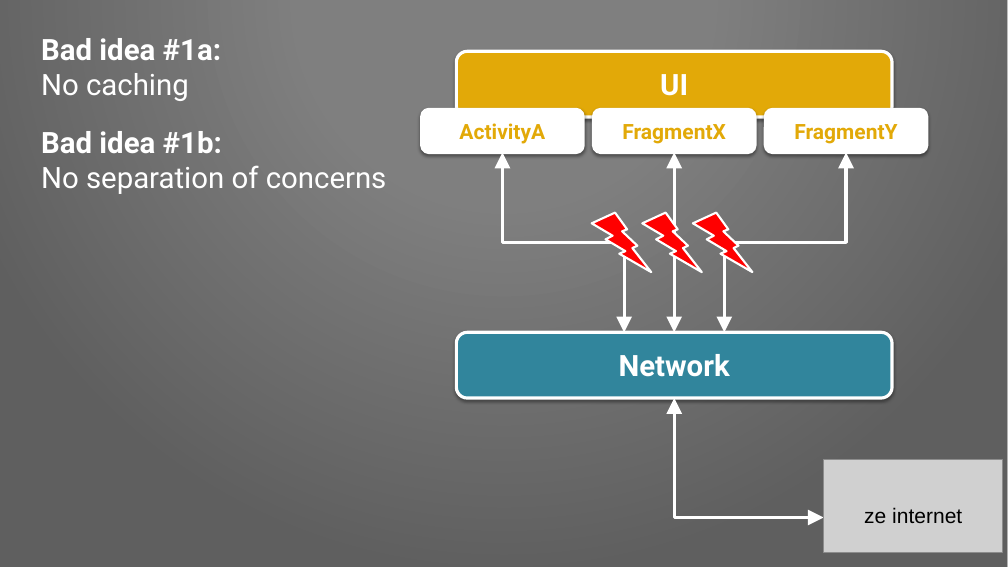
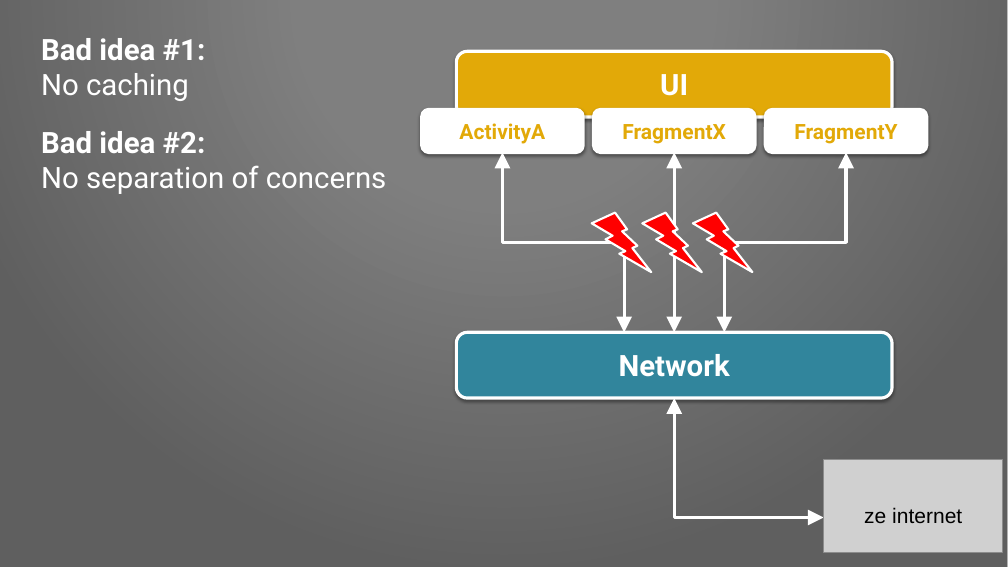
Before and after one commit to Pixplicity/sync-demo, a slide deck: slide 7 of I've been doing some syncing.pptx (slide 5 before the commit). Drawn at 1008x567 pixels with LibreOffice and Linux fonts; fonts in the diff are those of the drawing; grey boxes stand for pictures; background and template pictures are left out. Boxes give left, top, right and bottom in pixels: in the first picture for what was removed or moved away, otherwise in the second. Text is boxed around its words. In the diff, an @@ line names an element or a change of style, - is before the commit and + after.

```diff
--- a/I've been doing some syncing.pptx
+++ b/I've been doing some syncing.pptx
@@ text at bbox=[41, 38, 206, 60]: text changed @@
-Bad idea #1a:
+Bad idea #1:
@@ text at bbox=[41, 131, 206, 153]: text changed @@
-Bad idea #1b:
+Bad idea #2:
```
Also in this commit, not shown: 14 other slides changed, 16 slides added, 4 slides removed.
